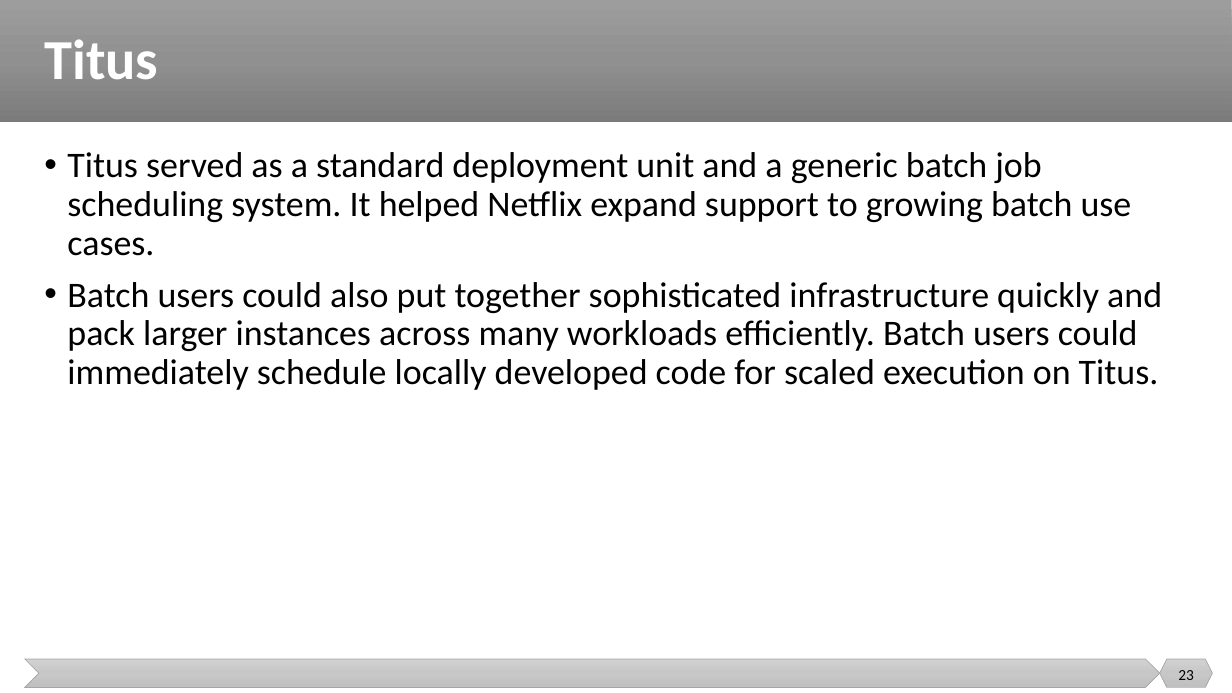
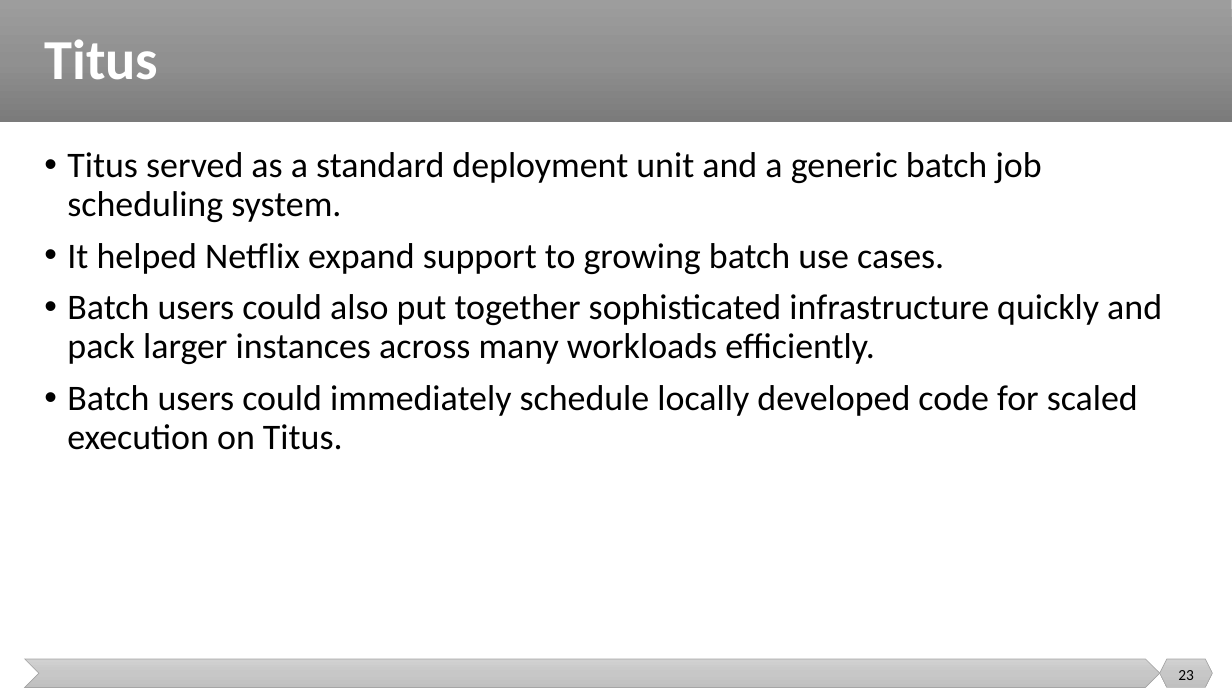
Before and after one commit to malenezi/malenezi, a slide deck: slide 23 of SE489/Lectures/10-Case Study/DevOps at Netflix.pptx. Drawn at 1232x693 pixels with LibreOffice and Linux fonts; fonts in the diff are those of the drawing. Boxes give left, top, right and bottom in pixels: in the first picture for what was removed or moved away, otherwise in the second. Text is boxed around its words. In the diff, an @@ line names an element or a change of style, - is before the commit and + after.

```diff
--- a/SE489/Lectures/10-Case Study/DevOps at Netflix.pptx
+++ b/SE489/Lectures/10-Case Study/DevOps at Netflix.pptx
@@ text at [67,152,1162,450]: text changed @@
-• Titus served as a standard deployment unit and a generic batch job scheduling system. It helped Netflix expand support to growing batch use cases.
-• Batch users could also put together sophisticated infrastructure quickly and pack larger instances across many workloads efficiently. Batch users could immediately schedule locally developed code for scaled execution on Titus.
+• Titus served as a standard deployment unit and a generic batch job scheduling system.
+• It helped Netflix expand support to growing batch use cases.
+• Batch users could also put together sophisticated infrastructure quickly and pack larger instances across many workloads efficiently.
+• Batch users could immediately schedule locally developed code for scaled execution on Titus.
```
Also in this commit, not shown: 2 other slides changed.
